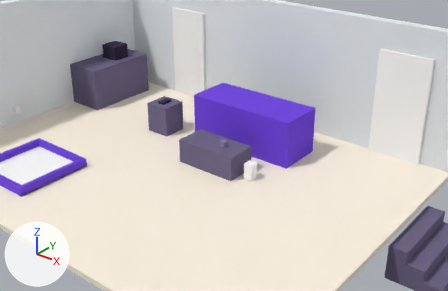
Before and after pictures for a commit that changed the Blender file assets-src/blender/salon_crawler.blend.
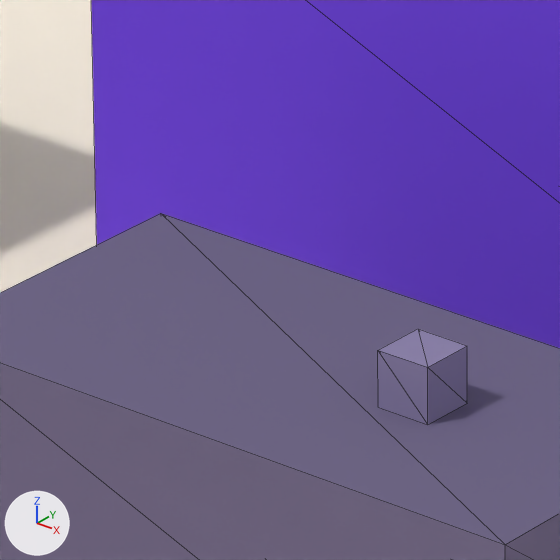
There are two pictures of each version: one from a camera (50 mm lens) standing at (6.95, -7.2, 5.3) and looking at (0.61, 0.72, 0.39), one close up on the part from 42% to 53% of the width and 38% to 55% of the height. The axes (+X, +Y, +Z) are drawn at lower left. The lights are the same throughout. The first two pictures are the older version. The close-ups show mesh edges as thin lines.

Objects in the first close-up: 'PROP_mug_01', 'coffee_table', 'floor', 'sofa'.
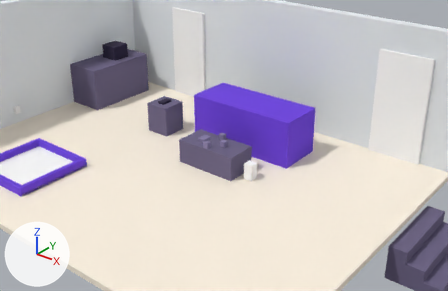
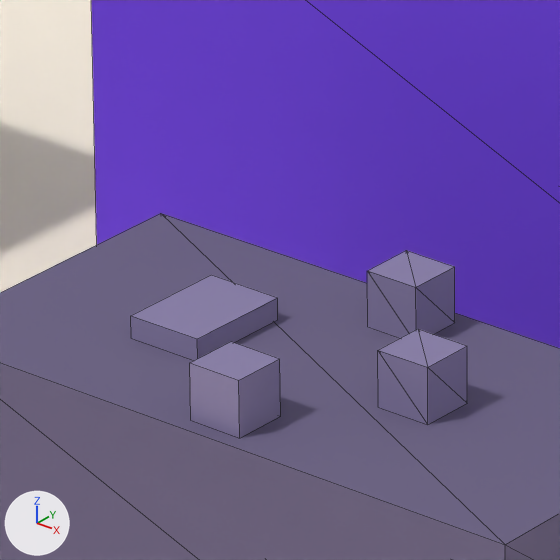
Location of each change, [x1, y1, x2, y2] in pixels of the close-ups (560 x 560 px):
'PROP_book_01', added
    after: [131, 275, 278, 360]
'PROP_toy_01', added
    after: [190, 342, 281, 438]
'PROP_mug_02', added
    after: [367, 250, 455, 338]

The change, as a diff of the scene's bpy script:
```diff
--- a/assets-src/blender/salon_crawler.blend.py
+++ b/assets-src/blender/salon_crawler.blend.py
@@ me_prop_book_01 @@
+me_prop_book_01.from_pydata(...)  # a box spanning x -0.07..0.07, y -0.1..0.1, z -0.02..0.02
+me_prop_book_01.materials.append(mat_mama_sigh)  # greyish purple #8a80a8
@@ me_prop_toy_01 @@
+me_prop_toy_01.from_pydata(...)  # a box spanning x -0.05..0.05, y -0.05..0.05, z -0.05..0.05
+me_prop_toy_01.materials.append(mat_mama_sigh)  # greyish purple #8a80a8
@@ ob_prop_book_01 @@
+ob_prop_book_01 = bpy.data.objects.new('PROP_book_01', me_prop_book_01)
+ob_prop_book_01.location = (0.25, 0.6, 0.47)
@@ ob_prop_mug_02 @@
+ob_prop_mug_02 = bpy.data.objects.new('PROP_mug_02', me_prop_mug_01)
+ob_prop_mug_02.location = (0.5, 0.82, 0.5)
@@ ob_prop_toy_01 @@
+ob_prop_toy_01 = bpy.data.objects.new('PROP_toy_01', me_prop_toy_01)
+ob_prop_toy_01.location = (0.5, 0.38, 0.5)
```
